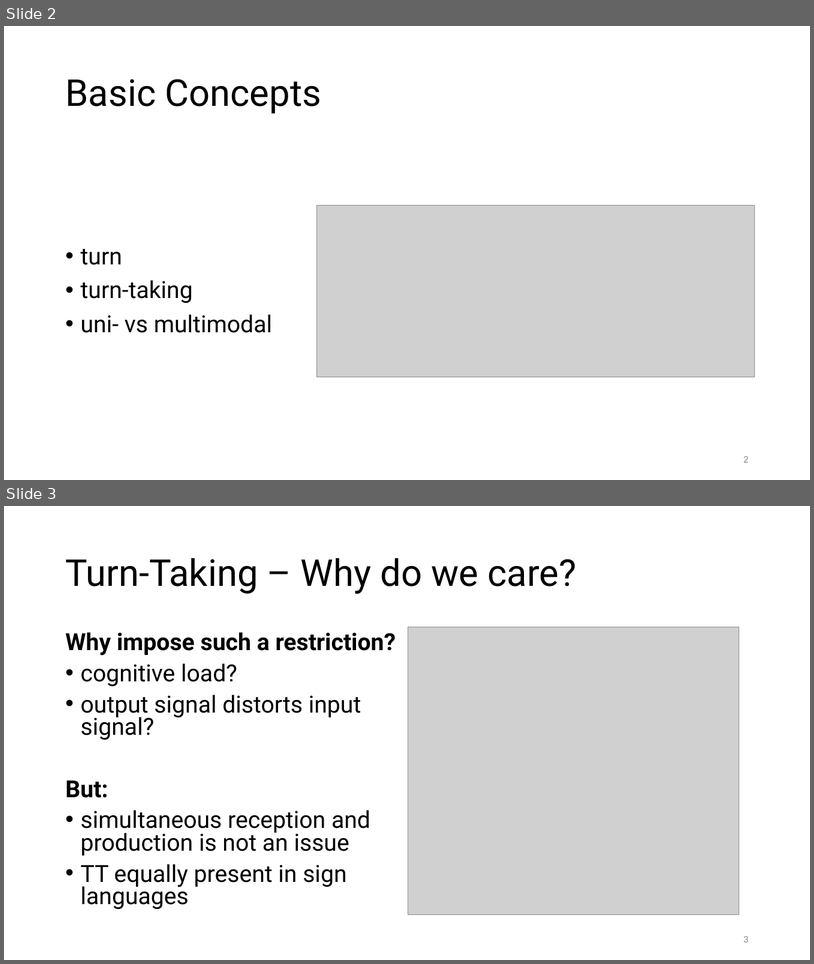
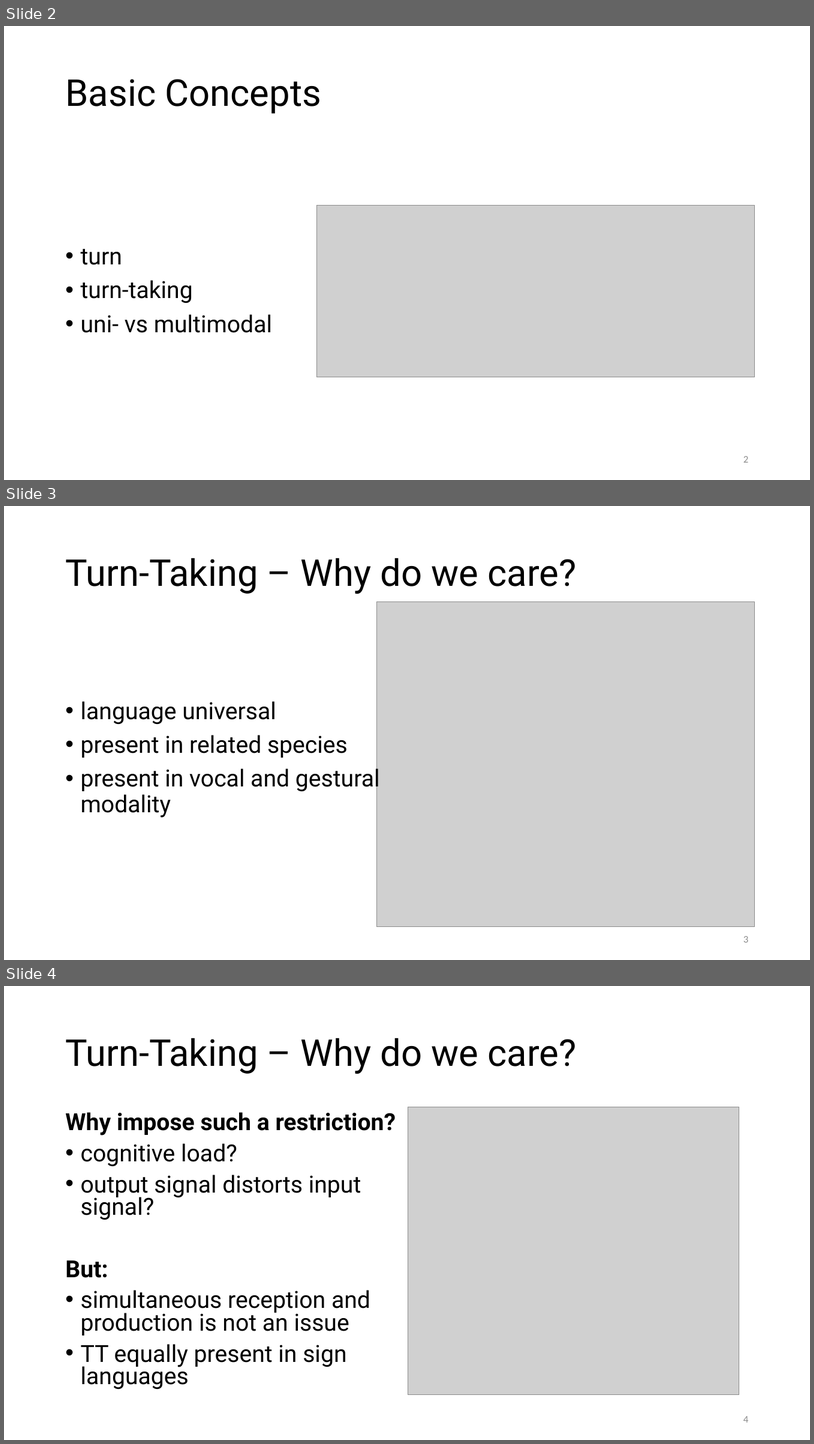
Before and after one commit to prestoaghitato/BA_thesis, a slide deck: tex/beamer_dummy.pptx. Shown one above the other, each under a label of ours: slides 2 and 3 before the commit, slides 2, 3 and 4 after it. The pictures are 814x964 and 814x1444 pixels, drawn with LibreOffice and Linux fonts; fonts in the diff are those of the drawing; grey boxes stand for pictures. Boxes give left, top, right and bottom in pixels: in the first picture for what was removed or moved away, otherwise in the second. Text is boxed around its words. In the diff, an @@ line names an element or a change of style, - is before the commit and + after.

```diff
--- a/tex/beamer_dummy.pptx
+++ b/tex/beamer_dummy.pptx
@@ slide 3 added at (x1=4, y1=506, x2=810, y2=960), background #FFFFFF @@
@@ title added at (x1=65, y1=558, x2=577, y2=594), 44 pt, text #000000 @@
+Turn-Taking – Why do we care?
@@ picture added at (x1=377, y1=601, x2=755, y2=927) @@
@@ text added at (x1=81, y1=701, x2=380, y2=817), 28 pt, text #000000 @@
+• language universal
+• present in related species
+• present in vocal and gestural modality
@@ page number added at (x1=744, y1=936, x2=749, y2=942), 12 pt, text #8C8C8C @@
+3
@@ what was slide 3 is now slide 4 @@
@@ page number at (x1=744, y1=1416, x2=749, y2=1422): text changed @@
-3
+4
```
Also in this commit, not shown: 2 slides changed, 1 other slide added.
